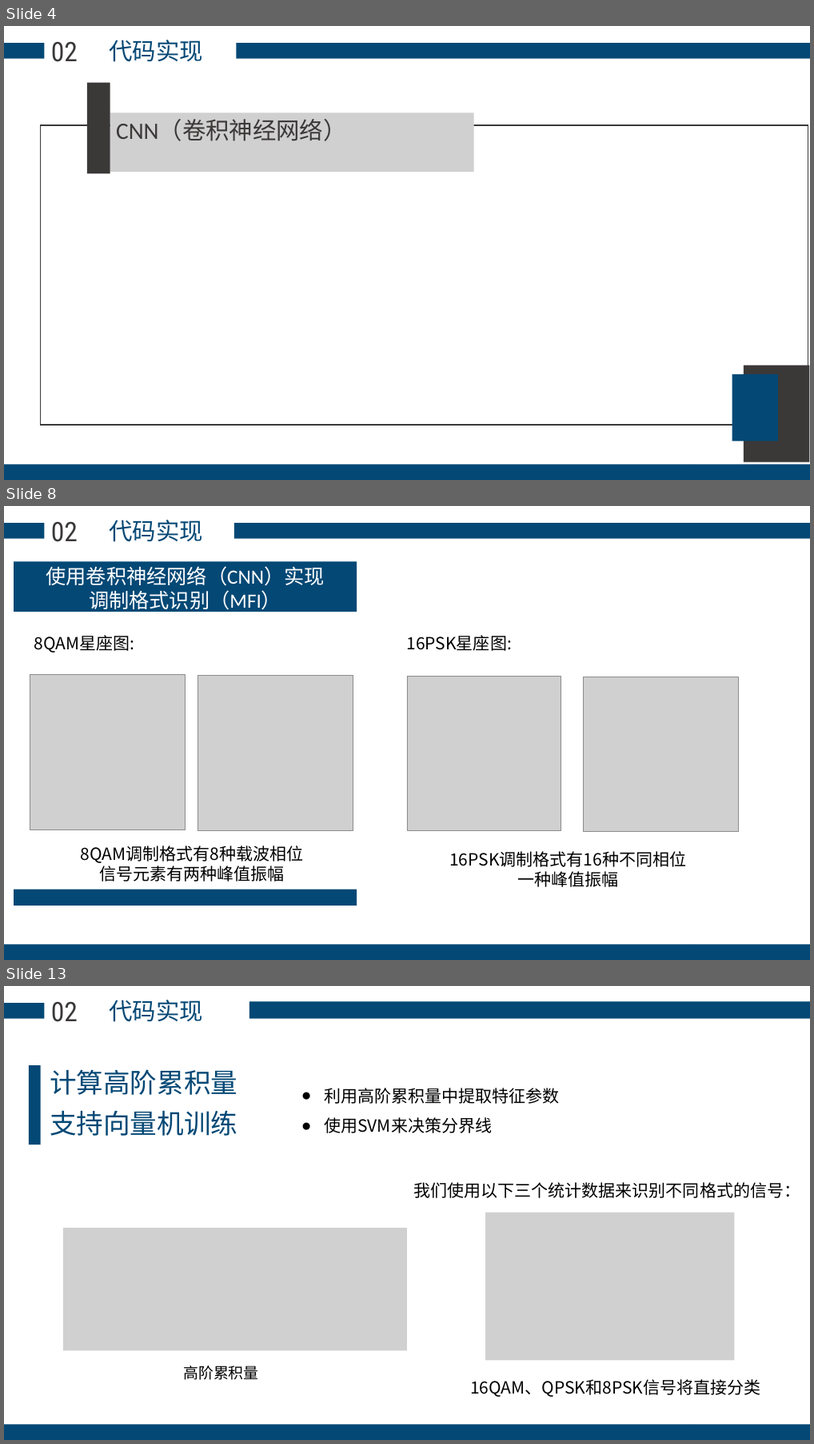
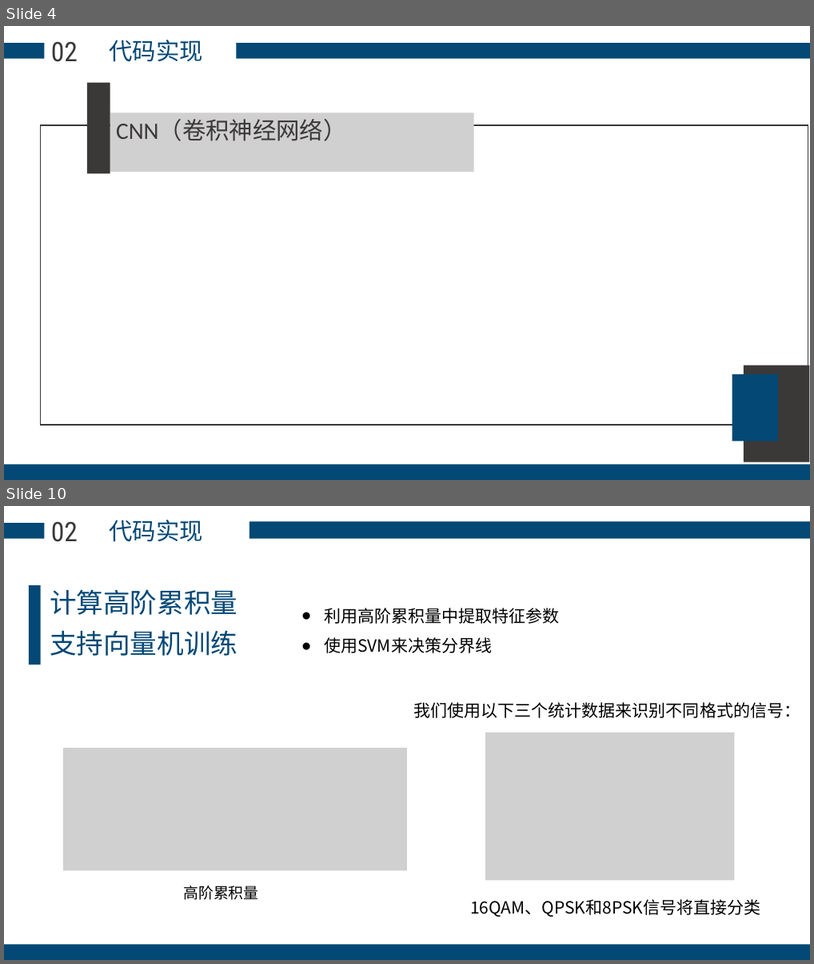
Before and after one commit to Eric-Ma-7/Modulation-Format-Classification, a slide deck: 展示.pptx. Shown one above the other, each under a label of ours: slides 4, 8 and 13 before the commit, slides 4 and 10 after it; the slides between them are not shown. The pictures are 814x1444 and 814x964 pixels, drawn with LibreOffice and Linux fonts; fonts in the diff are those of the drawing; grey boxes stand for pictures; background and template pictures are left out. Boxes give left, top, right and bottom in pixels: in the first picture for what was removed or moved away, otherwise in the second. Text is boxed around its words. In the diff, an @@ line names an element or a change of style, - is before the commit and + after.

```diff
--- a/展示.pptx
+++ b/展示.pptx
@@ slide 8 removed at (4, 506, 810, 960), background picture (left out) @@
@@ rectangle removed at (4, 523, 45, 539) @@
@@ text removed at (51, 522, 78, 542) @@
-02
@@ text removed at (109, 520, 202, 542) @@
-代码实现
@@ rectangle removed at (234, 523, 810, 539) @@
@@ rectangle removed at (14, 562, 358, 612) @@
@@ text removed at (46, 566, 324, 613) @@
-使用卷积神经网络（CNN）实现
-调制格式识别（MFI）
@@ text removed at (34, 635, 135, 652) @@
-8QAM星座图:
@@ text removed at (406, 635, 512, 651) @@
-16PSK星座图:
@@ picture removed at (30, 675, 185, 830) @@
@@ picture removed at (198, 676, 353, 830) @@
@@ picture removed at (407, 676, 562, 830) @@
@@ picture removed at (583, 676, 738, 832) @@
@@ text removed at (81, 845, 304, 881) @@
-8QAM调制格式有8种载波相位
-信号元素有两种峰值振幅
@@ text removed at (450, 851, 686, 887) @@
-16PSK调制格式有16种不同相位
-一种峰值振幅
@@ rectangle removed at (14, 889, 358, 905) @@
@@ rectangle removed at (4, 944, 695, 960) @@
@@ rectangle removed at (695, 944, 810, 960) @@
@@ what was slide 13 is now slide 10 @@
```
Also in this commit, not shown: 5 slides changed, 2 other slides removed.
